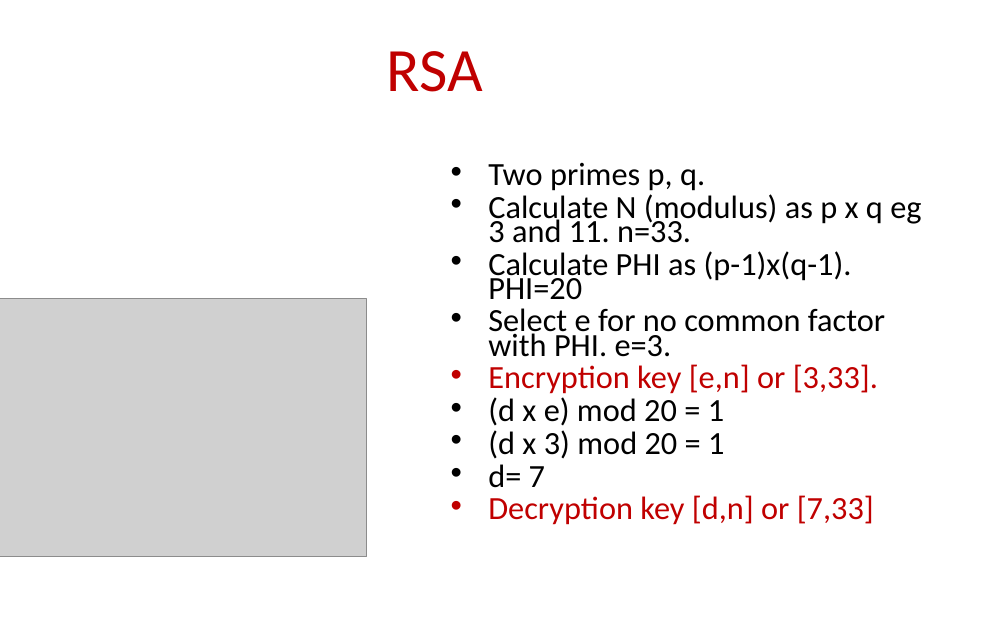
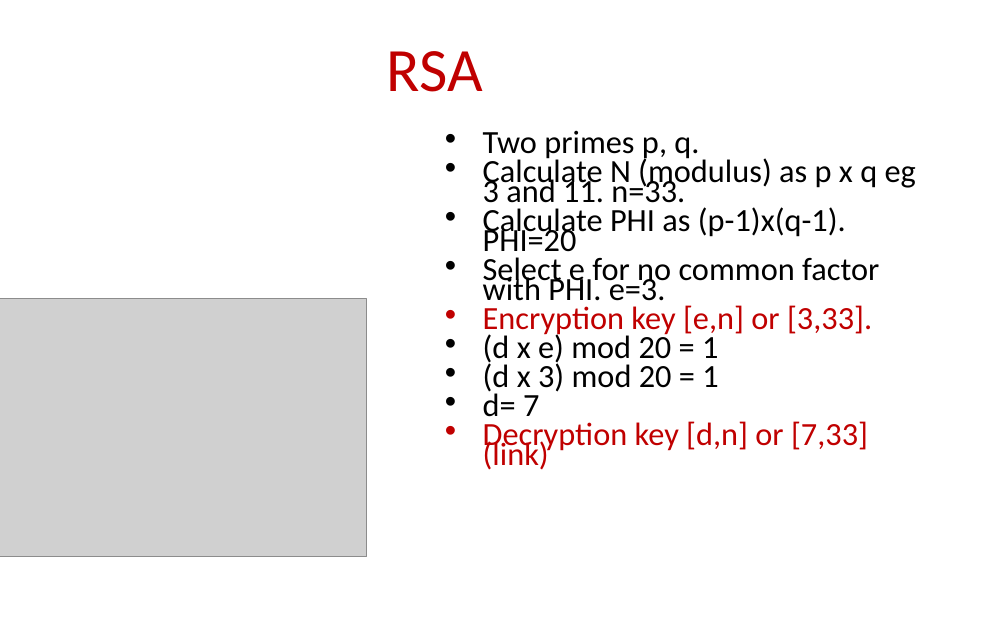
Before and after one commit to billbuchanan/csn09112, a slide deck: slide 8 of week06_public_key/lecture/chapter04_public.ppt. Drawn at 1008x630 pixels with LibreOffice and Linux fonts; fonts in the diff are those of the drawing; grey boxes stand for pictures. Boxes give left, top, right and bottom in pixels: in the first picture for what was removed or moved away, otherwise in the second. Text is boxed around its words. In the diff, an @@ line names an element or a change of style, - is before the commit and + after.

```diff
--- a/week06_public_key/lecture/chapter04_public.ppt
+++ b/week06_public_key/lecture/chapter04_public.ppt
@@ text "Two primes p, q.": place and size @@
-text "Two primes p, q." at bbox=[488, 163, 921, 525]
+text "Two primes p, q." at bbox=[483, 130, 916, 470]
@@ text at bbox=[483, 130, 916, 417]: line spacing 0.62 to 0.52 @@
@@ text at bbox=[483, 421, 868, 470]: text changed @@
-• Decryption key [d,n] or [7,33]
+• Decryption key [d,n] or [7,33] (link)
```
Also in this commit, not shown: 2 other slides changed, 28 other files.
